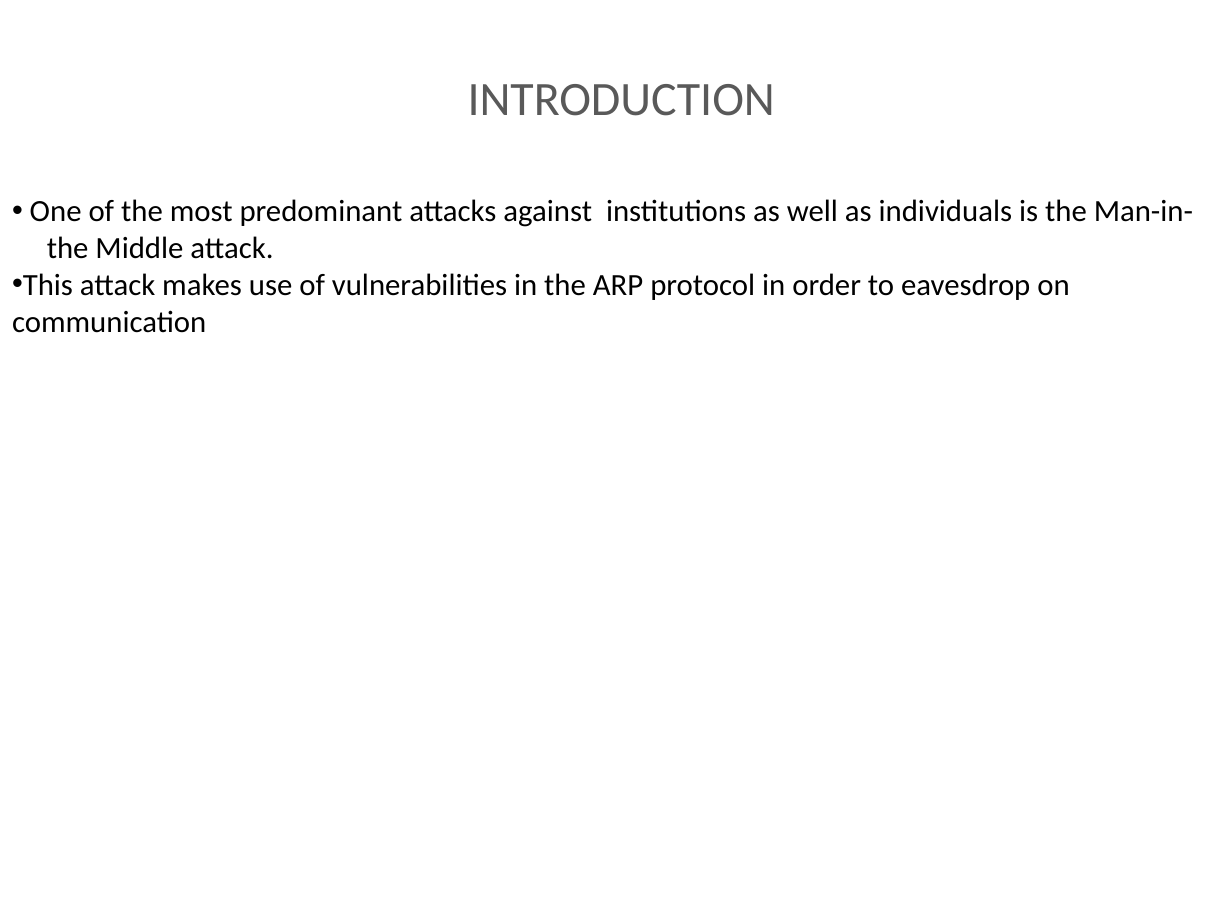
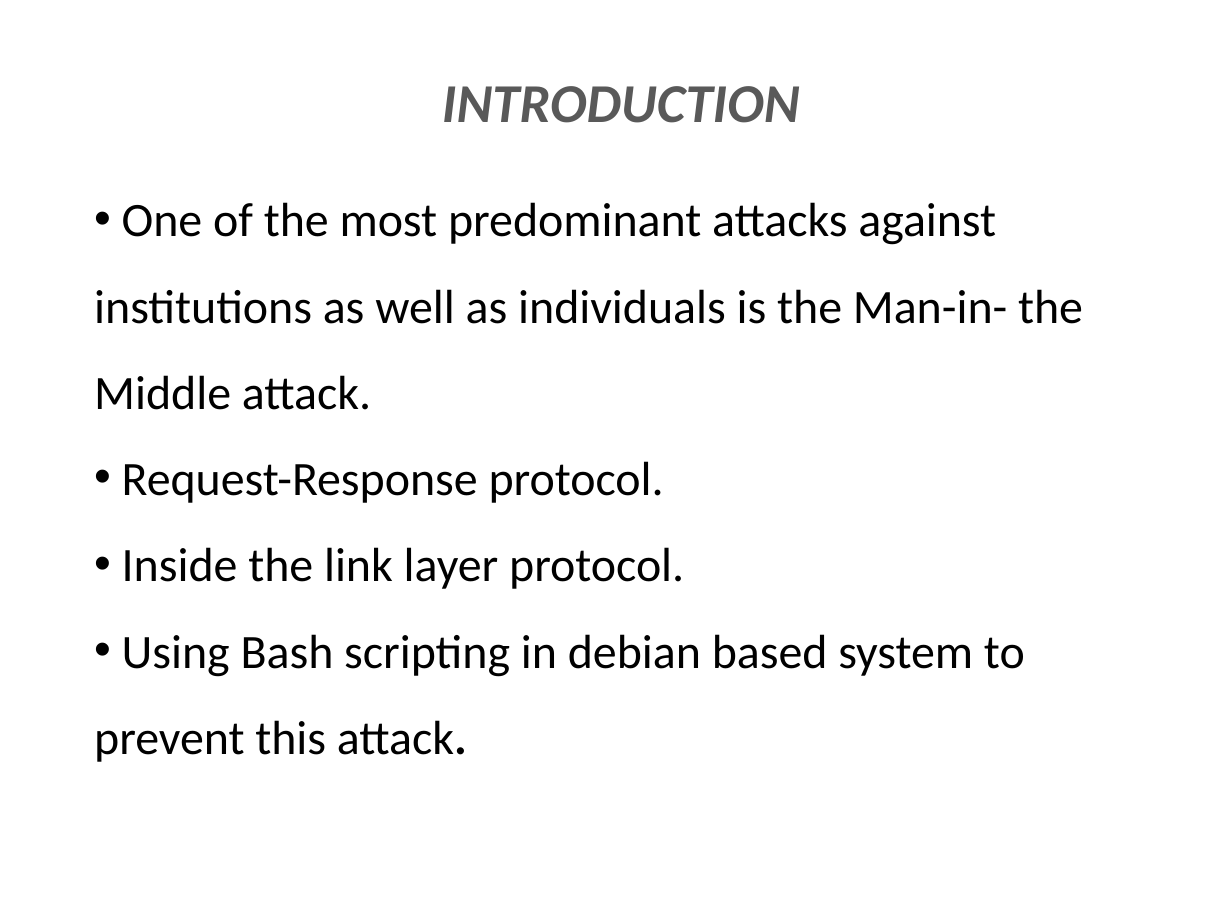
Before and after one commit to Musthafa2001/project-ppt, a slide deck: slide 3 of ARP SNIFFER IN OPEN WIFI.pptx. Drawn at 1232x924 pixels with LibreOffice and Linux fonts; fonts in the diff are those of the drawing. Boxes give left, top, right and bottom in pixels: in the first picture for what was removed or moved away, otherwise in the second. Text is boxed around its words. In the diff, an @@ line names an element or a change of style, - is before the commit and + after.

```diff
--- a/ARP SNIFFER IN OPEN WIFI.pptx
+++ b/ARP SNIFFER IN OPEN WIFI.pptx
@@ text "INTRODUCTION" at box(442, 86, 800, 123): size 28 to 32 pt, bold on, italic on @@
@@ text "One of the most predominant ...": place and size @@
-text "One of the most predominant ..." at box(12, 199, 1193, 333)
+text "One of the most predominant ..." at box(94, 202, 1083, 762)
@@ text at box(94, 202, 1083, 410): size 18 to 28 pt in "One of the most predominant attacks against ..."; line spacing 1 to 1.5 @@
@@ text at box(94, 461, 1025, 762): text changed; size 18 to 28 pt @@
-• This attack makes use of vulnerabilities in the ARP protocol in order to eavesdrop on communication
+• Request-Response protocol.
+• Inside the link layer protocol.
+• Using Bash scripting in debian based system to prevent this attack.
```
Also in this commit, not shown: 2 other slides changed, 2 slides added.
